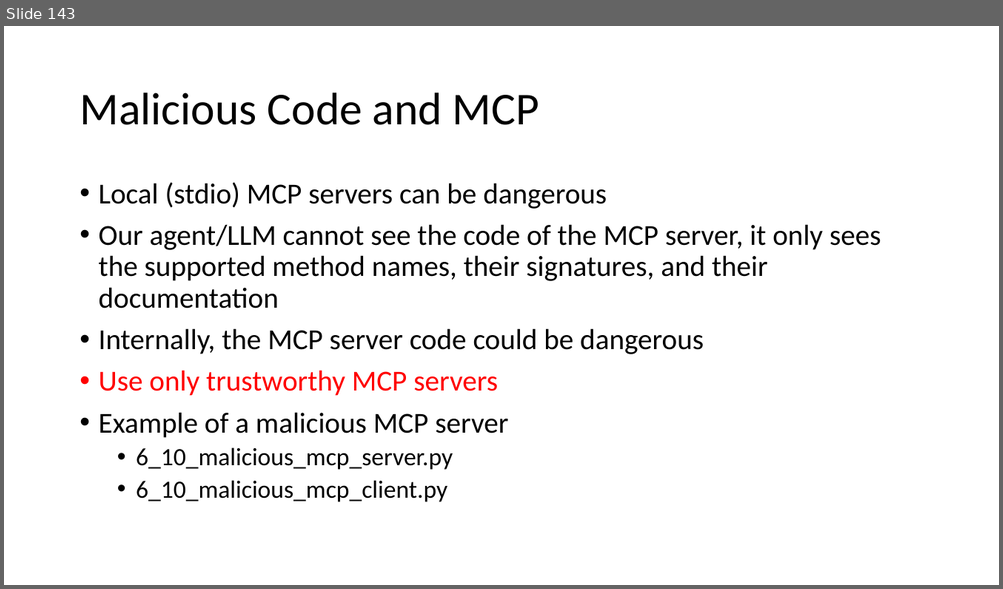
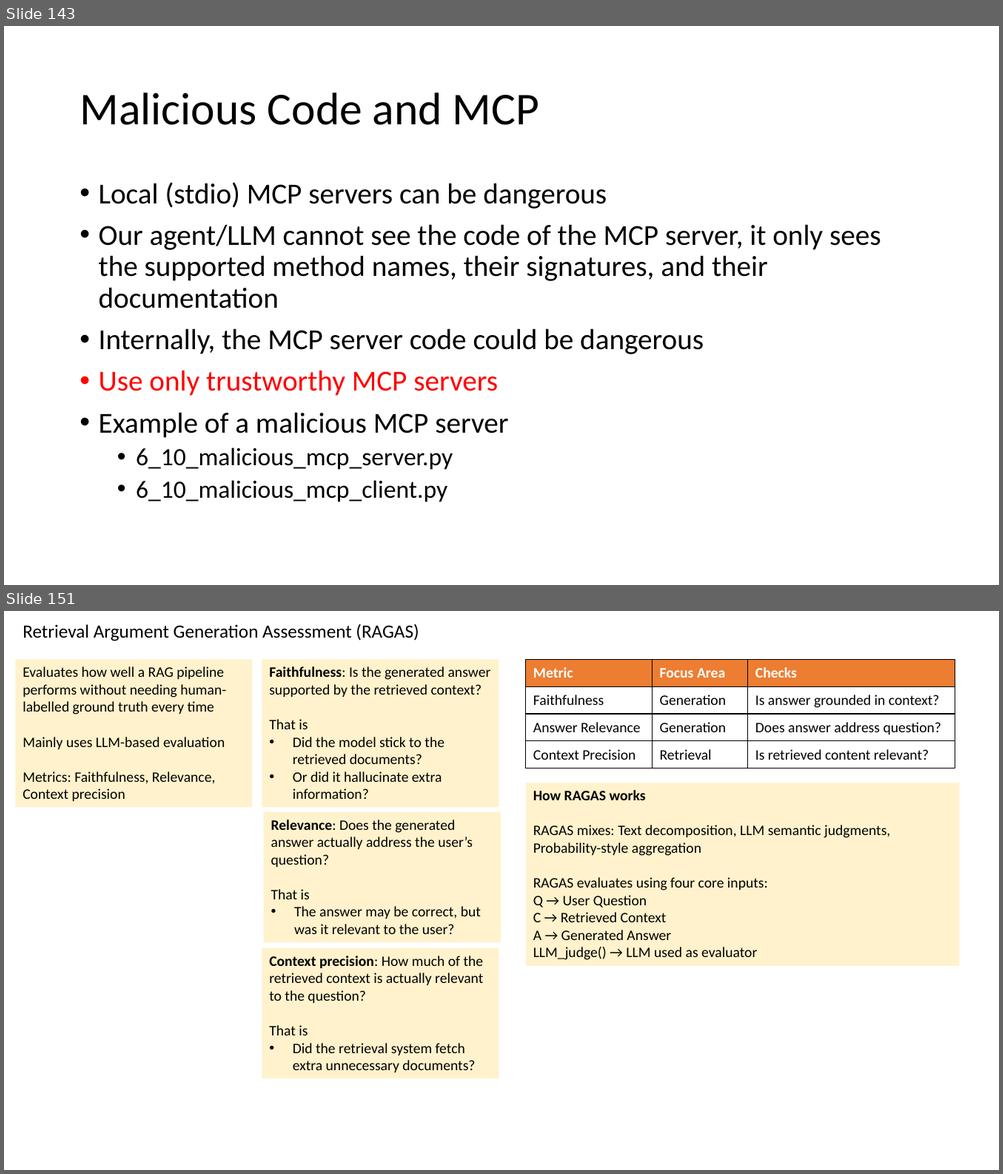
Before and after one commit to atulkahatecdac/agenticai_real, a slide deck: presentation/Agentic AI - Realpage.pptx. Shown one above the other, each under a label of ours: slide 143 before the commit, slides 143 and 151 after it; the slides between them are not shown. The pictures are 1003x589 and 1003x1174 pixels, drawn with LibreOffice and Linux fonts; fonts in the diff are those of the drawing. Boxes give left, top, right and bottom in pixels: in the first picture for what was removed or moved away, otherwise in the second. Text is boxed around its words. In the diff, an @@ line names an element or a change of style, - is before the commit and + after.

```diff
--- a/presentation/Agentic AI - Realpage.pptx
+++ b/presentation/Agentic AI - Realpage.pptx
@@ slide 151 added at (4,611,999,1170), background #FFFFFF @@
@@ text added at (22,624,418,641), 18 pt, text #000000 @@
+Retrieval Argument Generation Assessment (RAGAS)
@@ rectangle added at (15,660,253,808), fill #FFF2CC, 14 pt, text #000000 @@
+Evaluates how well a RAG pipeline performs without needing human-labelled ground truth every time
+Mainly uses LLM-based evaluation
+Metrics: Faithfulness, Relevance, Context precision
@@ rectangle added at (262,660,499,808), fill #FFF2CC, 14 pt, text #000000 @@
+Faithfulness: Is the generated answer supported by the retrieved context?
+That is
+• Did the model stick to the retrieved documents?
+• Or did it hallucinate extra information?
@@ table added at (526,660,954,769), 4 rows, 3 columns @@
+Metric | Focus Area | Checks
+Faithfulness | Generation | Is answer grounded in context?
+Answer Relevance | Generation | Does answer address question?
+Context Precision | Retrieval | Is retrieved content relevant?
@@ rectangle added at (526,783,959,967), fill #FFF2CC, 14 pt, text #000000 @@
+How RAGAS works
+RAGAS mixes: Text decomposition, LLM semantic judgments, Probability-style aggregation
+RAGAS evaluates using four core inputs:
+Q → User Question
+C → Retrieved Context
+A → Generated Answer
+LLM_judge() → LLM used as evaluator
@@ rectangle added at (264,812,501,943), fill #FFF2CC, 14 pt, text #000000 @@
+Relevance: Does the generated answer actually address the user’s question?
+That is
+• The answer may be correct, but was it relevant to the user?
@@ rectangle added at (262,948,499,1079), fill #FFF2CC, 14 pt, text #000000 @@
+Context precision: How much of the retrieved context is actually relevant to the question?
+That is
+• Did the retrieval system fetch extra unnecessary documents?
```
Also in this commit, not shown: 2 slides changed, 12 other slides added, 18 other files.
